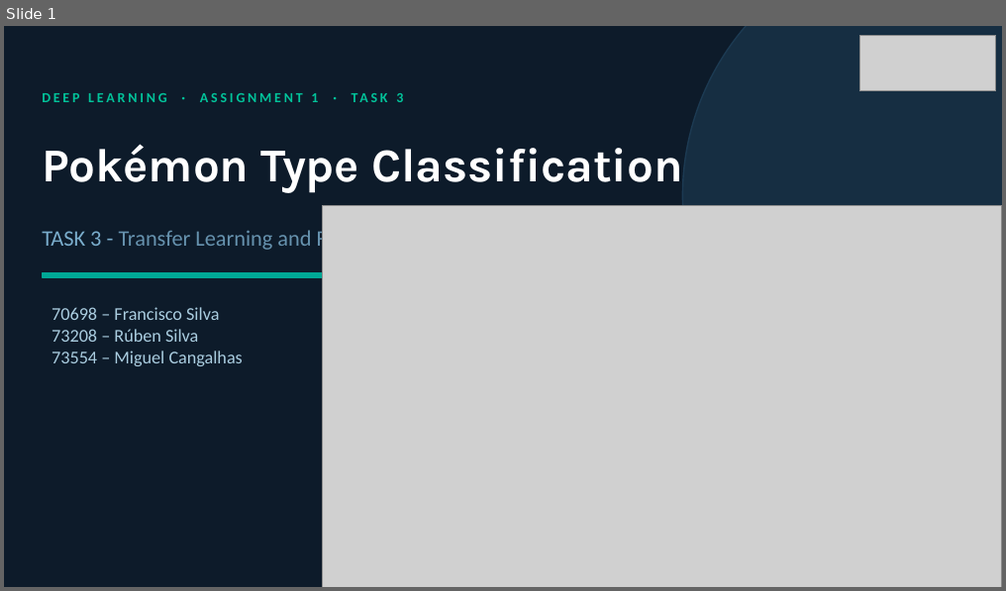
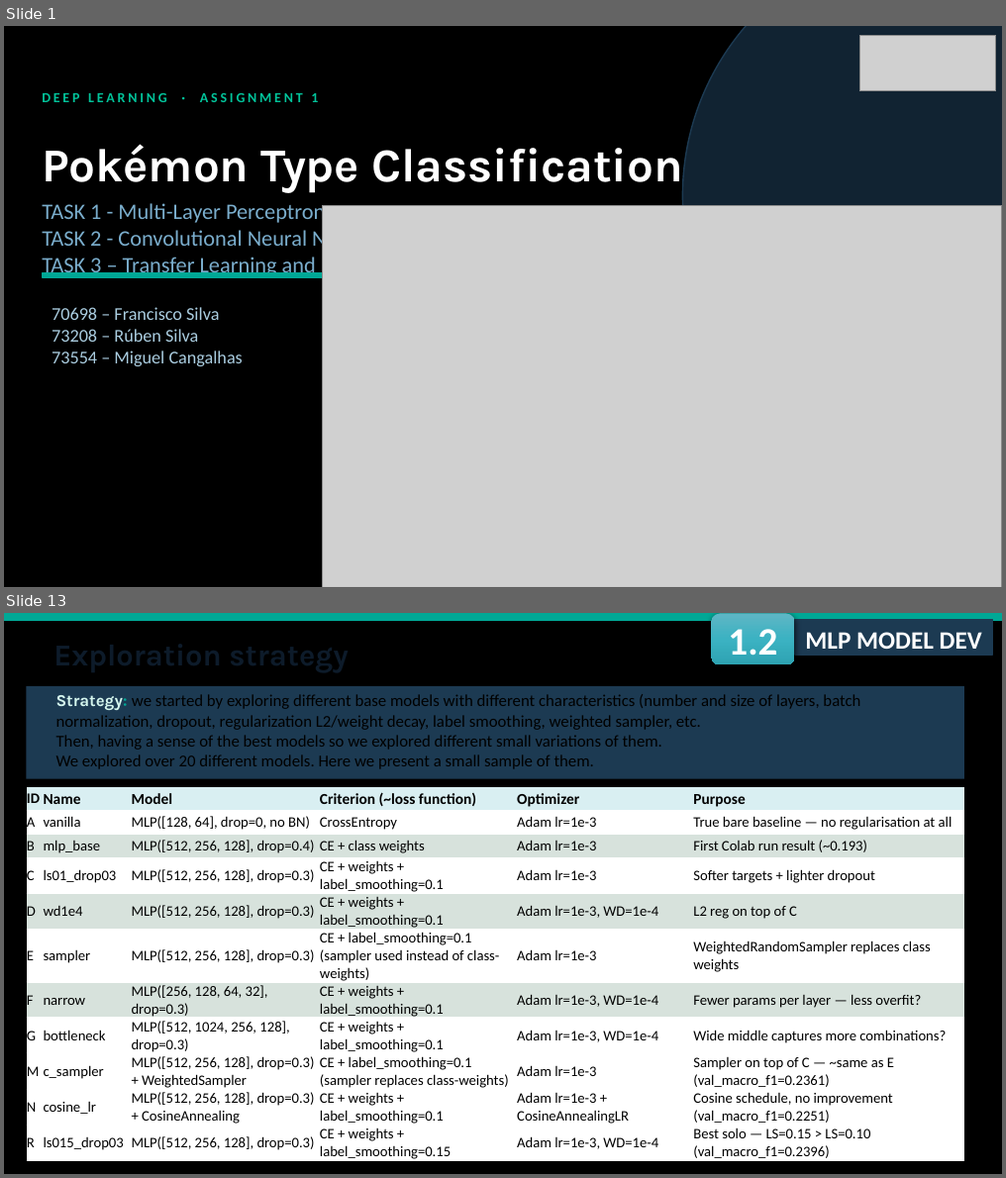
Before and after one commit to fmssilva/DL_Proj, a slide deck: assignment_1/task3/Task3_report.pptx. Shown one above the other, each under a label of ours: slide 1 before the commit, slides 1 and 13 after it; the slides between them are not shown. The pictures are 1006x591 and 1006x1178 pixels, drawn with LibreOffice and Linux fonts; fonts in the diff are those of the drawing; grey boxes stand for pictures; background and template pictures are left out. Boxes give left, top, right and bottom in pixels: in the first picture for what was removed or moved away, otherwise in the second. Text is boxed around its words. In the diff, an @@ line names an element or a change of style, - is before the commit and + after.

```diff
--- a/assignment_1/task3/Task3_report.pptx
+++ b/assignment_1/task3/Task3_report.pptx
@@ slide 13 added at (4,613,1002,1174), background #000000 @@
@@ rectangle added at (4,613,1002,620), fill #00A896, outline #00A896 1 pt @@
@@ rounded rectangle added at (712,613,795,663), fill gradient #5FB7C5 to #3BB3C3 to #2FA3B3, 28 pt, text #FFFFFF, bold @@
+1.2
@@ rectangle added at (795,620,993,655), fill #1C3A52, outline #1C3A52 1 pt, 18 pt, text #FFFFFF, bold @@
+MLP MODEL DEV
@@ rectangle added at (26,686,964,778), fill #1C3A52 @@
@@ text added at (56,694,860,769), 12 pt, text #000000 @@
+Strategy: we started by exploring different base models with different characteristics (number and size of layers, batch normalization, dropout, regularization L2/weight decay, label smoothing, weighted sampler, etc.
+Then, having a sense of the best models so we explored different small variations of them.
+We explored over 20 different models. Here we present a small sample of them.
@@ table added at (26,786,965,1163), 11 rows, 6 columns @@
+ID | Name | Model | Criterion (~loss function) | Optimizer | Purpose
+A | vanilla | MLP([128, 64], drop=0, no BN) | CrossEntropy | Adam lr=1e-3 | True bare baseline — no regularisation at all
+B | mlp_base | MLP([512, 256, 128], drop=0.4) | CE + class weights | Adam lr=1e-3 | First Colab run result (~0.193)
+C | ls01_drop03 | MLP([512, 256, 128], drop=0.3) | CE + weights + label_smoothing=0.1 | Adam lr=1e-3 | Softer targets + lighter dropout
+D | wd1e4 | MLP([512, 256, 128], drop=0.3) | CE + weights + label_smoothing=0.1 | Adam lr=1e-3, WD=1e-4 | L2 reg on top of C
+E | sampler | MLP([512, 256, 128], drop=0.3) | CE + label_smoothing=0.1 (sampler used instead of class-weights) | Adam lr=1e-3 | WeightedRandomSampler replaces class weights
+F | narrow | MLP([256, 128, 64, 32], drop=0.3) | CE + weights + label_smoothing=0.1 | Adam lr=1e-3, WD=1e-4 | Fewer params per layer — less overfit?
+G | bottleneck | MLP([512, 1024, 256, 128], drop=0.3) | CE + weights + label_smoothing=0.1 | Adam lr=1e-3, WD=1e-4 | Wide middle captures more combinations?
+M | c_sampler | MLP([512, 256, 128], drop=0.3) + WeightedSampler | CE + label_smoothing=0.1 (sampler replaces class-weights) | Adam lr=1e-3 | Sampler on top of C — ~same as E (val_macro_f1=0.2361)
+N | cosine_lr | MLP([512, 256, 128], drop=0.3) + CosineAnnealing | CE + weights + label_smoothing=0.1 | Adam lr=1e-3 + CosineAnnealingLR | Cosine schedule, no improvement (val_macro_f1=0.2251)
+R | ls015_drop03 | MLP([512, 256, 128], drop=0.3) | CE + weights + label_smoothing=0.15 | Adam lr=1e-3, WD=1e-4 | Best solo — LS=0.15 > LS=0.10 (val_macro_f1=0.2396)
@@ slide 1 changed as well @@
@@ background #0D1B2A to #000000 @@
@@ text at (42,93,318,102): text changed @@
-DEEP LEARNING · ASSIGNMENT 1 · TASK 3
+DEEP LEARNING · ASSIGNMENT 1
@@ text at (42,203,437,278): text changed; text colour #6692AE to #7AADCC @@
-TASK 3 - Transfer Learning and Fine-Tuning
+TASK 1 - Multi-Layer Perceptron
+TASK 2 - Convolutional Neural Network
+TASK 3 – Transfer Learning and Fine-Tunning
```
Also in this commit, not shown: 4 other slides changed, 56 other slides added.
